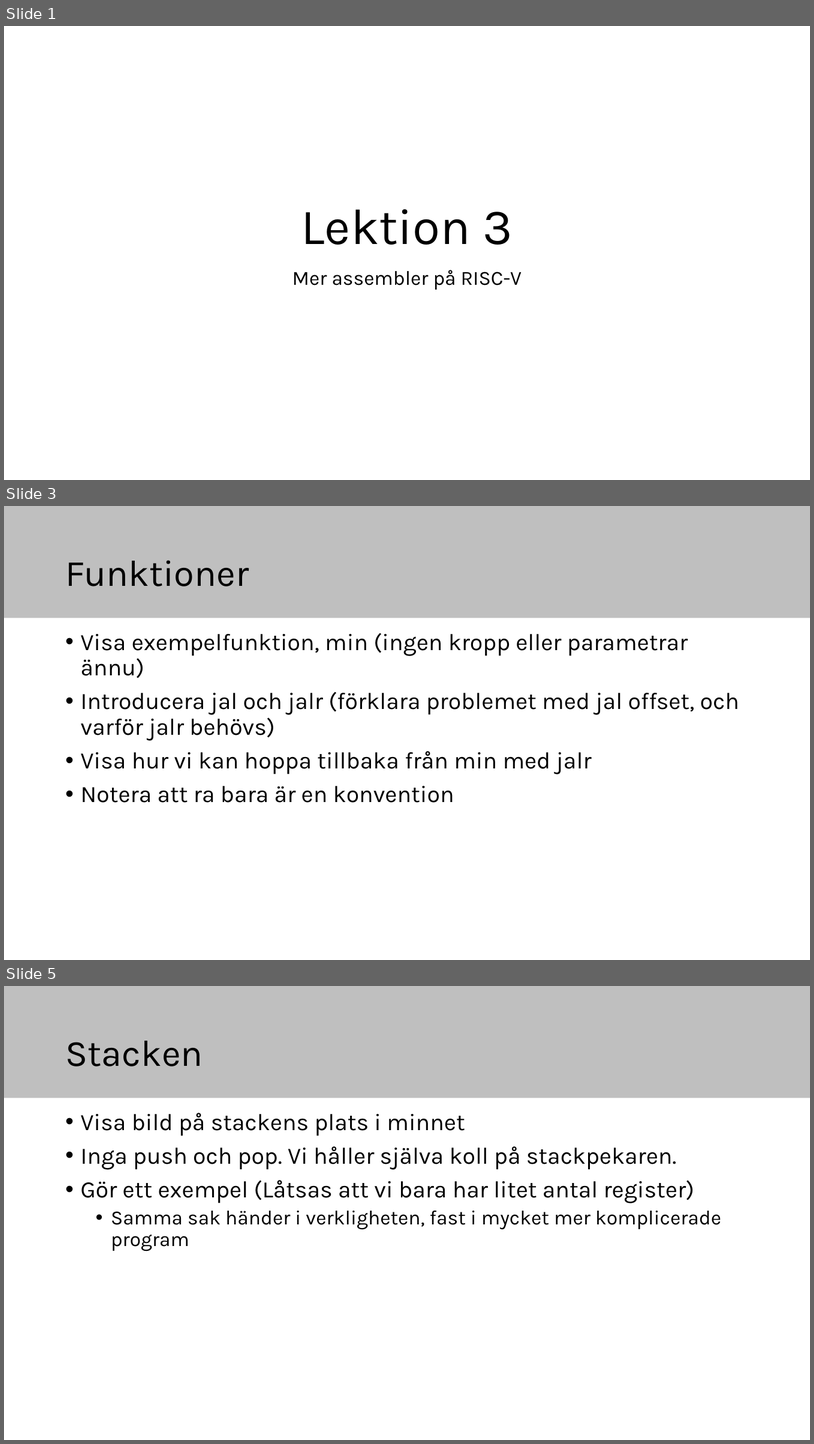
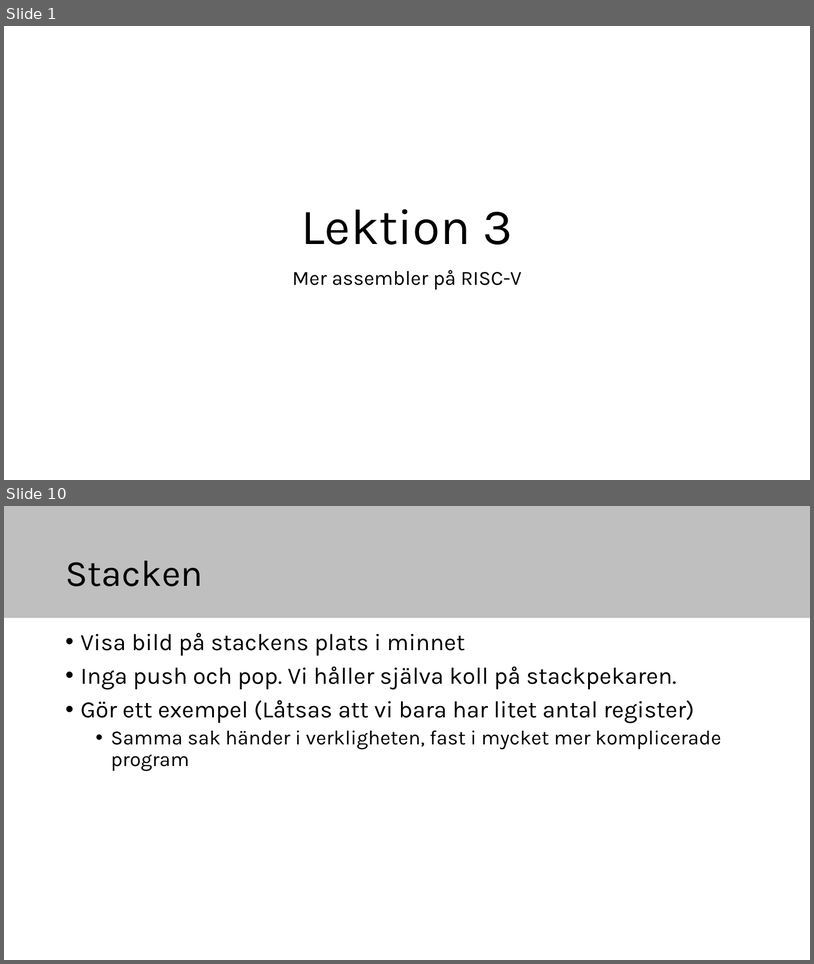
Before and after one commit to elias-at-chalmers/mop-lecture_notes-mirror, a slide deck: slides/lecture03-assembly2.pptx. Shown one above the other, each under a label of ours: slides 1, 3 and 5 before the commit, slides 1 and 10 after it; the slides between them are not shown. The pictures are 814x1444 and 814x964 pixels, drawn with LibreOffice and Linux fonts; fonts in the diff are those of the drawing. Boxes give left, top, right and bottom in pixels: in the first picture for what was removed or moved away, otherwise in the second. Text is boxed around its words. In the diff, an @@ line names an element or a change of style, - is before the commit and + after.

```diff
--- a/slides/lecture03-assembly2.pptx
+++ b/slides/lecture03-assembly2.pptx
@@ slide 3 removed at (4, 506, 810, 960), background #FFFFFF; not listed: 1 template element that a slide beside it also shows @@
@@ title removed at (65, 560, 249, 586) @@
-Funktioner
@@ text removed at (81, 633, 740, 802) @@
-• Visa exempelfunktion, min (ingen kropp eller parametrar ännu)
-• Introducera jal och jalr (förklara problemet med jal offset, och varför jalr behövs)
-• Visa hur vi kan hoppa tillbaka från min med jalr
-• Notera att ra bara är en konvention
@@ what was slide 5 is now slide 10 @@
```
Also in this commit, not shown: 8 slides added, 2 other slides removed.
